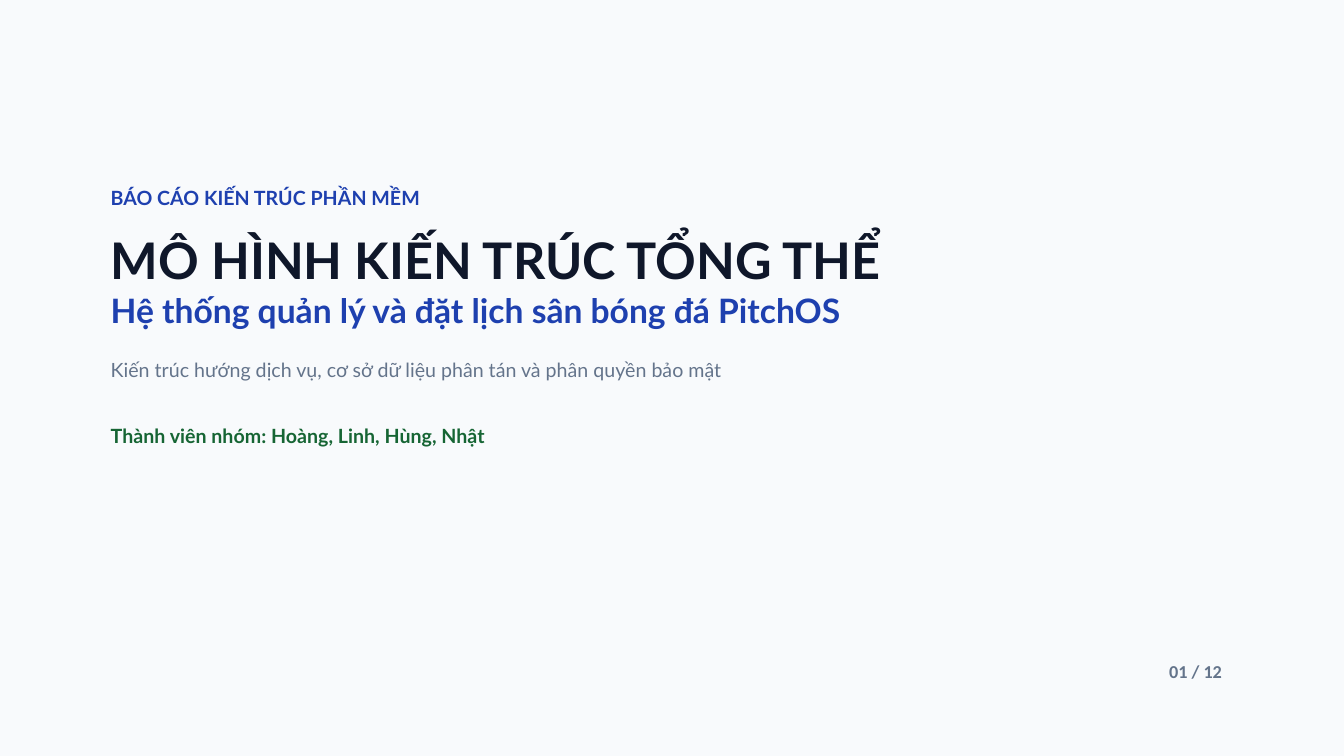
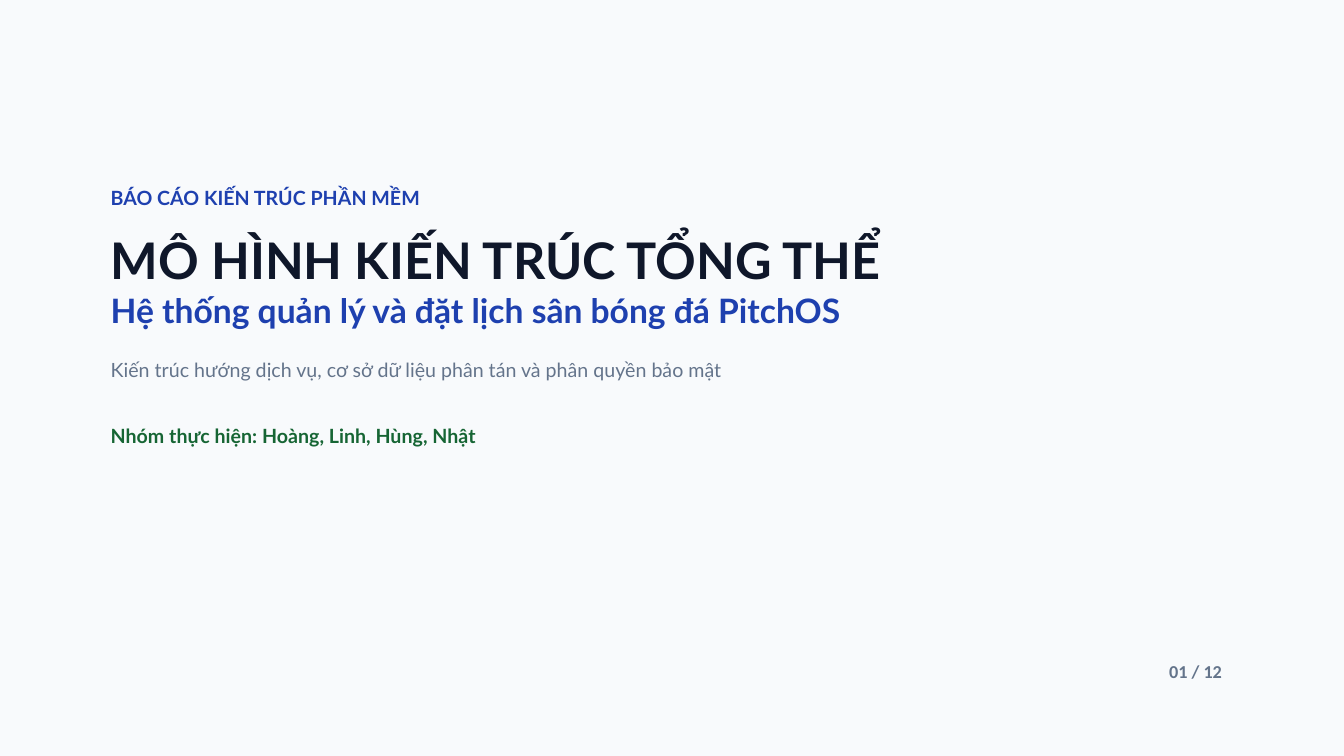
Before and after one commit to viduchung/PTPM, a slide deck: slide 1 of docs/PitchOS-mo-hinh-kien-truc.pptx. Drawn at 1344x756 pixels with LibreOffice and Linux fonts; fonts in the diff are those of the drawing. Boxes give left, top, right and bottom in pixels: in the first picture for what was removed or moved away, otherwise in the second. Text is boxed around its words. In the diff, an @@ line names an element or a change of style, - is before the commit and + after.

```diff
--- a/docs/PitchOS-mo-hinh-kien-truc.pptx
+++ b/docs/PitchOS-mo-hinh-kien-truc.pptx
@@ text at bbox=[111, 428, 475, 447]: text changed @@
-Thành viên nhóm: Hoàng, Linh, Hùng, Nhật
+Nhóm thực hiện: Hoàng, Linh, Hùng, Nhật
```
Also in this commit, not shown: 7 other slides changed, 8 other files.
